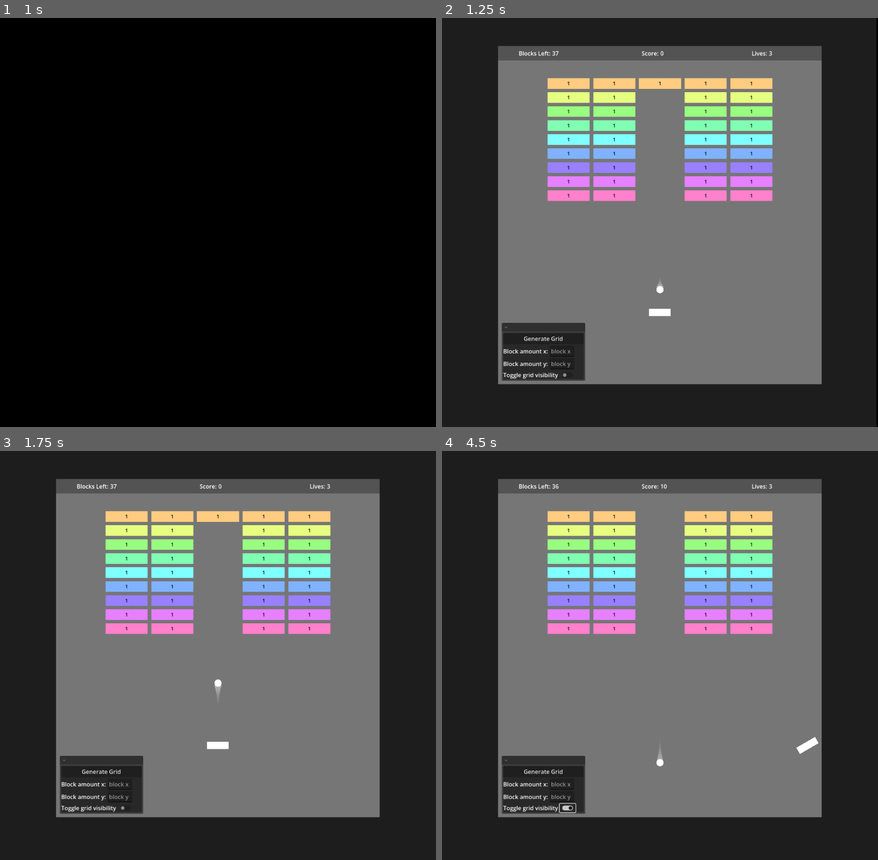
Above: before the commit, frames 1-4 (two rows, left to right).
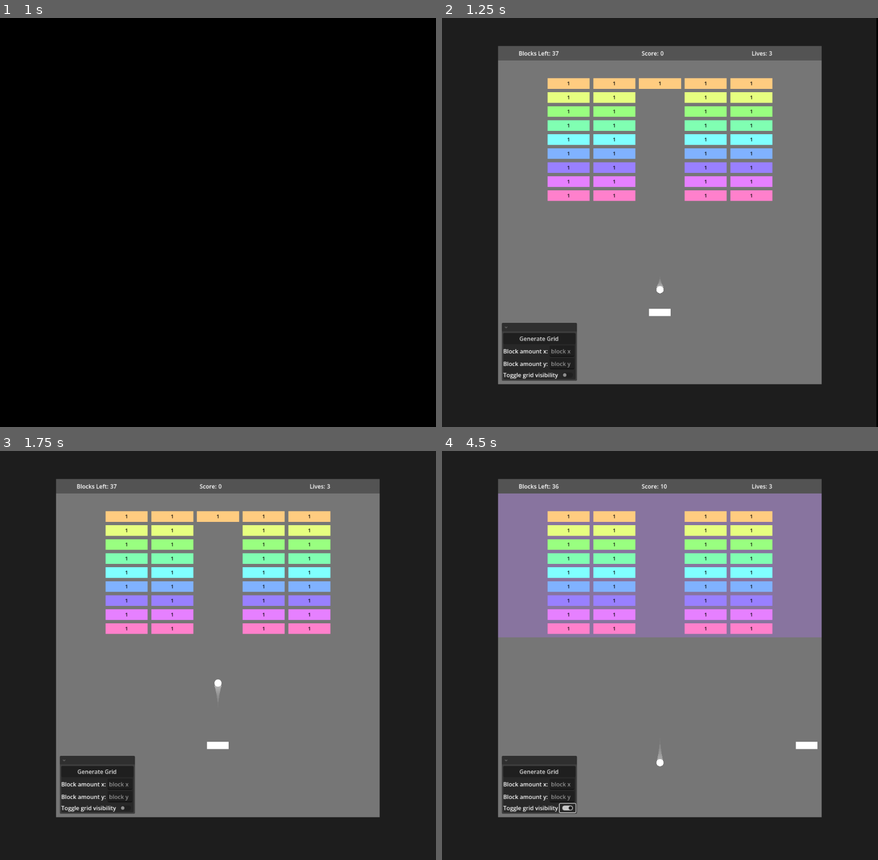
Above: after the commit, the same moments.

Repository: ProudFridge/Breakout
Game: Godot game, scene res://scenes/main_menu/main_menu.tscn
Same seed, same stepped clock (60 frames per second), same inputs: the game is played once before the commit and once after it. Sound files missing from this copy of the repository are replaced by a short silence.
Inputs (mouse positions are in pixels of both pictures, inside the frame that each line leads up to):
- Up to frame 1 (1 s): click "Play" at 0.5 s
- Up to frame 2 (1.25 s): no input
- Up to frame 3 (1.75 s): click "Generate Grid" at 1.25 s
- Up to frame 4 (4.5 s): click (568, 806) at 2 s; tap Enter at 2.75 s; move the mouse to (755, 635) at 2.77 s; hold D (move_right) 2.78-3.53 s; tap Shift (dash) at 2.85, 4.35 s; click (755, 635) at 2.92 s; move the mouse to (572, 675) at 3.52 s; hold Down 3.53-4.28 s; tap Alt at 3.6 s; click (572, 675) at 3.67 s; tap Space at 4.25 s; move the mouse to (703, 565) at 4.27 s; hold D (move_right) from 4.28 s (still down); click (703, 565) at 4.42 s

Frame 1 is identical in both runs. In frame 2, 0.3% of the frame differs, in the area x 17-33%, y 74-89%; in frame 3, 0.3%; in frame 4, 17%, in the area x 12-88%, y 10-89%.

Commit message:
Move the grid utility to it's own scene

Diff:
--- a/project.godot
+++ b/project.godot
@@ -66,13 +66,11 @@
 tilt_right={
 "deadzone": 0.2,
 "events": [Object(InputEventKey,"resource_local_to_scene":false,"resource_name":"","device":-1,"window_id":0,"alt_press …(192 unchanged characters)…
-, Object(InputEventMouseButton,"resource_local_to_scene":false,"resource_name":"","device":-1,"window_id":0,"alt_pressed":false,"shift_pressed":false,"ctrl_pressed":false,"meta_pressed":false,"button_mask":2,"position":Vector2(112, 10),"global_position":Vector2(121, 58),"factor":1.0,"button_index":2,"canceled":false,"pressed":true,"double_click":false,"script":null)
 ]
 }
 tilt_left={
 "deadzone": 0.2,
 "events": [Object(InputEventKey,"resource_local_to_scene":false,"resource_name":"","device":-1,"window_id":0,"alt_press …(192 unchanged characters)…
-, Object(InputEventMouseButton,"resource_local_to_scene":false,"resource_name":"","device":-1,"window_id":0,"alt_pressed":false,"shift_pressed":false,"ctrl_pressed":false,"meta_pressed":false,"button_mask":1,"position":Vector2(300, 20),"global_position":Vector2(309, 68),"factor":1.0,"button_index":1,"canceled":false,"pressed":true,"double_click":false,"script":null)
 ]
 }
 dash={
--- a/scenes/arena/arena.gd
+++ b/scenes/arena/arena.gd
@@ -5,6 +5,7 @@
 @onready var panel: ColorRect = $Background/Panel
 @onready var ui: Control = $UI
 @onready var header: Panel = $UI/Header
+@onready var grid_utility: GridUtility = $UI/GridUtility
 @onready var camera: Camera2D = $Camera2D
 @onready var lost_screen: Panel = $UI/LostScreen
 @onready var paddle: CharacterBody2D = $Paddle
@@ -26,6 +27,10 @@
 	# Load levels
 	LevelManager.load_levels()
 
+	# Set the blockAreaSize of the grid utility
+	# TODO: move the blockAreaSize variable to the BlockManager or GameManager class idk
+	grid_utility.blockAreaSize = blockAreaSize
+
 	# Center camera, paddle and ball
 	camera.position = gameAreaSize / 2
 	paddle.position = Vector2(gameAreaSize.x / 2, 700)
@@ -35,6 +40,7 @@
 	ui.size = gameAreaSize
 	header.position.y = -header.size.y
 	panel.size = gameAreaSize
+	grid_utility.set_position(Vector2(10, gameAreaSize.y - grid_utility.size.y - 10))
 
 	game_manager.lost_game.connect(_on_game_manager_lost_game)
 	# TODO: Try to fix later, tried to add a setting that made the viewport the same size as the game area + header
@@ -54,6 +60,7 @@
 
 func _on_block_amount_x_text_changed(new_text: String) -> void:
 	blockAmountX = int(new_text)
+	print(blockAmountX)
 
 func _on_block_amount_y_text_changed(new_text: String) -> void:
 	blockAmountY = int(new_text)
--- a/scenes/arena/arena.tscn
+++ b/scenes/arena/arena.tscn
@@ -2,13 +2,14 @@
 
 [ext_resource type="Script" uid="uid://bahxyb1jog471" path="res://scenes/arena/arena.gd" id="1_ii07k"]
 [ext_resource type="PackedScene" uid="uid://crl3sjvrqcwai" path="res://scenes/managers/game_manager/game_manager.tscn" id="1_u52cf"]
-[ext_resource type="PackedScene" uid="uid://divqtlbgv6kp0" path="res://scenes/managers/boundary_manager/boundary_manager.tscn" id="2_2ml6w"]
+[ext_resource type="PackedScene" uid="uid://x512y2sg1mhi" path="res://scenes/managers/boundary_manager/boundary_manager.tscn" id="2_2ml6w"]
 [ext_resource type="PackedScene" uid="uid://blmhj0qtrvphf" path="res://scenes/managers/block_manager/block_manager.tscn" id="2_ii07k"]
 [ext_resource type="PackedScene" uid="uid://cvstwnwbs75xl" path="res://scenes/paddle/paddle.tscn" id="3_6w4xk"]
 [ext_resource type="PackedScene" uid="uid://dpwwvkfv48suw" path="res://scenes/ball/ball.tscn" id="4_2ml6w"]
 [ext_resource type="Script" uid="uid://c08c1s1psljyd" path="res://scenes/arena/blocks_left.gd" id="6_ii07k"]
 [ext_resource type="Script" uid="uid://b8i4rgwx54w7n" path="res://scenes/arena/score_count.gd" id="6_jx0ua"]
 [ext_resource type="Script" uid="uid://blvoilddcboll" path="res://scenes/arena/lives_left.gd" id="7_u52cf"]
+[ext_resource type="PackedScene" uid="uid://cy2vw61o3udh7" path="res://scenes/arena/grid_utility.tscn" id="7_xgbxb"]
 [ext_resource type="Script" uid="uid://c0jjhek854oit" path="res://scenes/arena/restart_button.gd" id="9_6w4xk"]
 
 [sub_resource type="StyleBoxFlat" id="StyleBoxFlat_6w4xk"]
@@ -62,63 +63,13 @@
 size_flags_horizontal = 4
 size_flags_vertical = 4
 
-[node name="GridControls" type="MarginContainer" parent="UI" unique_id=637272537]
-layout_mode = 1
-anchors_preset = 2
-anchor_top = 1.0
-anchor_bottom = 1.0
-offset_top = -181.0
-offset_right = 252.0
-grow_vertical = 0
-theme_override_constants/margin_left = 10
-theme_override_constants/margin_top = 10
-theme_override_constants/margin_right = 10
-theme_override_constants/margin_bottom = 10
-
-[node name="FoldableContainer" type="FoldableContainer" parent="UI/GridControls" unique_id=1077554516]
-layout_mode = 2
-
-[node name="Panel" type="Panel" parent="UI/GridControls/FoldableContainer" unique_id=284489176]
-layout_mode = 2
-
-[node name="VBoxContainer" type="VBoxContainer" parent="UI/GridControls/FoldableContainer" unique_id=677055259]
-layout_mode = 2
-
-[node name="GenerateGridButton" type="Button" parent="UI/GridControls/FoldableContainer/VBoxContainer" unique_id=1176456509]
-layout_mode = 2
-text = "Generate Grid"
-
-[node name="BlockX" type="HBoxContainer" parent="UI/GridControls/FoldableContainer/VBoxContainer" unique_id=205071254]
-layout_mode = 2
-
-[node name="Label" type="Label" parent="UI/GridControls/FoldableContainer/VBoxContainer/BlockX" unique_id=200519209]
-layout_mode = 2
-text = "Block amount x:"
-
-[node name="BlockAmountX" type="LineEdit" parent="UI/GridControls/FoldableContainer/VBoxContainer/BlockX" unique_id=1701325149]
-layout_mode = 2
-placeholder_text = "block x"
-
-[node name="BlockY" type="HBoxContainer" parent="UI/GridControls/FoldableContainer/VBoxContainer" unique_id=818294052]
-layout_mode = 2
-
-[node name="Label" type="Label" parent="UI/GridControls/FoldableContainer/VBoxContainer/BlockY" unique_id=84636564]
-layout_mode = 2
-text = "Block amount y:"
-
-[node name="BlockAmountY" type="LineEdit" parent="UI/GridControls/FoldableContainer/VBoxContainer/BlockY" unique_id=781812316]
-layout_mode = 2
-placeholder_text = "block y"
-
-[node name="ShowGrid" type="HBoxContainer" parent="UI/GridControls/FoldableContainer/VBoxContainer" unique_id=1108381204]
-layout_mode = 2
-
-[node name="Label" type="Label" parent="UI/GridControls/FoldableContainer/VBoxContainer/ShowGrid" unique_id=1092917353]
-layout_mode = 2
-text = "Toggle grid visibility"
-
-[node name="CheckButton" type="CheckButton" parent="UI/GridControls/FoldableContainer/VBoxContainer/ShowGrid" unique_id=774058977]
-layout_mode = 2
+[node name="GridUtility" parent="UI" unique_id=1717053236 node_paths=PackedStringArray("blockManager") instance=ExtResource("7_xgbxb")]
+layout_mode = 0
+offset_left = 40.0
+offset_top = 804.0
+offset_right = 249.0
+offset_bottom = 965.0
+blockManager = NodePath("../../BlockManager")
 
 [node name="Header" type="Panel" parent="UI" unique_id=1684772623]
 layout_mode = 1
@@ -229,5 +180,3 @@
 size_flags_vertical = 3
 text = "Restart?"
 script = ExtResource("9_6w4xk")
-
-[connection signal="pressed" from="UI/GridControls/FoldableContainer/VBoxContainer/GenerateGridButton" to="." method="_on_generate_grid_button_pressed"]
--- /dev/null
+++ b/scenes/arena/grid_utility.gd
@@ -0,0 +1,33 @@
+extends GridContainer
+class_name GridUtility
+
+@export var blockManager: BlockManager
+@export var blockAreaSize: Vector2
+
+@onready var generate_grid_button: Button = $FoldableContainer/VBoxContainer/GenerateGridButton
+@onready var blockAmountXField: LineEdit = $FoldableContainer/VBoxContainer/BlockX/BlockAmountX
+@onready var blockAmountYField: LineEdit = $FoldableContainer/VBoxContainer/BlockY/BlockAmountY
+@onready var areaVisibilityToggle: CheckButton = $FoldableContainer/VBoxContainer/ShowGrid/CheckButton
+
+var blockAmountX: int = 0
+var blockAmountY: int = 0
+
+# Called when the node enters the scene tree for the first time.
+func _ready() -> void:
+	generate_grid_button.pressed.connect(_on_generate_grid_button_pressed)
+	blockAmountXField.text_changed.connect(_on_block_amount_x_field_text_changed)
+	blockAmountYField.text_changed.connect(_on_block_amount_y_field_text_changed)
+	areaVisibilityToggle.pressed.connect(_on_area_visibility_toggle_pressed)
+
+func _on_generate_grid_button_pressed() -> void:
+	blockManager.clear_grid()
+	blockManager.generate_grid(blockAreaSize, LevelManager.generate_level(Vector2(blockAmountX, blockAmountY)), blockManager.block_padding, blockManager.grid_padding)
+
+func _on_block_amount_x_field_text_changed(new_text: String) -> void:
+	blockAmountX = int(new_text)
+
+func _on_block_amount_y_field_text_changed(new_text: String) -> void:
+	blockAmountY = int(new_text)
+
+func _on_area_visibility_toggle_pressed() -> void:
+	blockManager.toggle_grid_area_visibilty()
--- /dev/null
+++ b/scenes/arena/grid_utility.tscn
@@ -0,0 +1,53 @@
+[gd_scene format=3 uid="uid://cy2vw61o3udh7"]
+
+[ext_resource type="Script" uid="uid://blqn4enjbaexv" path="res://scenes/arena/grid_utility.gd" id="1_s6pia"]
+
+[node name="GridUtility" type="GridContainer" unique_id=1717053236]
+offset_right = 40.0
+offset_bottom = 40.0
+script = ExtResource("1_s6pia")
+
+[node name="FoldableContainer" type="FoldableContainer" parent="." unique_id=685990188]
+layout_mode = 2
+
+[node name="Panel" type="Panel" parent="FoldableContainer" unique_id=795267385]
+layout_mode = 2
+
+[node name="VBoxContainer" type="VBoxContainer" parent="FoldableContainer" unique_id=55089256]
+layout_mode = 2
+
+[node name="GenerateGridButton" type="Button" parent="FoldableContainer/VBoxContainer" unique_id=1160125594]
+layout_mode = 2
+text = "Generate Grid"
+
+[node name="BlockX" type="HBoxContainer" parent="FoldableContainer/VBoxContainer" unique_id=1511706161]
+layout_mode = 2
+
+[node name="Label" type="Label" parent="FoldableContainer/VBoxContainer/BlockX" unique_id=471134380]
+layout_mode = 2
+text = "Block amount x:"
+
+[node name="BlockAmountX" type="LineEdit" parent="FoldableContainer/VBoxContainer/BlockX" unique_id=1590959547]
+layout_mode = 2
+placeholder_text = "block x"
+
+[node name="BlockY" type="HBoxContainer" parent="FoldableContainer/VBoxContainer" unique_id=750267667]
+layout_mode = 2
+
+[node name="Label" type="Label" parent="FoldableContainer/VBoxContainer/BlockY" unique_id=1034453803]
+layout_mode = 2
+text = "Block amount y:"
+
+[node name="BlockAmountY" type="LineEdit" parent="FoldableContainer/VBoxContainer/BlockY" unique_id=120915544]
+layout_mode = 2
+placeholder_text = "block y"
+
+[node name="ShowGrid" type="HBoxContainer" parent="FoldableContainer/VBoxContainer" unique_id=847951354]
+layout_mode = 2
+
+[node name="Label" type="Label" parent="FoldableContainer/VBoxContainer/ShowGrid" unique_id=631162036]
+layout_mode = 2
+text = "Toggle grid visibility"
+
+[node name="CheckButton" type="CheckButton" parent="FoldableContainer/VBoxContainer/ShowGrid" unique_id=1472322250]
+layout_mode = 2
--- a/scenes/managers/block_manager/block_manager.gd
+++ b/scenes/managers/block_manager/block_manager.gd
@@ -24,7 +24,7 @@
 	grid_area_highlight.visible = show_grid_area
 
 # Instantiates a grid of blocks
-func generate_grid(gridSize: Vector2, blockGrid: Array, blockPadding: Vector2, gridPadding: Vector2 ) -> void:
+func generate_grid(gridSize: Vector2, blockGrid: Array, blockPadding: Vector2, gridPadding: Vector2) -> void:
 	grid_area_highlight.size = gridSize
 
 	var blockAmountX: int = blockGrid.size()
@@ -37,6 +37,7 @@
 	for row: int in blockAmountX:
 		for column: int in blockAmountY:
 			if blockGrid[row][column] == 1:
+				#if sqrt(pow(row - blockAmountX / 2, 2) + pow(column - blockAmountY / 2, 2)) < 3.5:
 				# Make the blocks spawn in a rainbow
 				var color: Color = Color.from_hsv(lerp(0, 1, float(column) / blockAmountY),0.5,1,1)
 				var bPosition: Vector2
Not shown, added: scenes/arena/grid_utility.gd.uid
